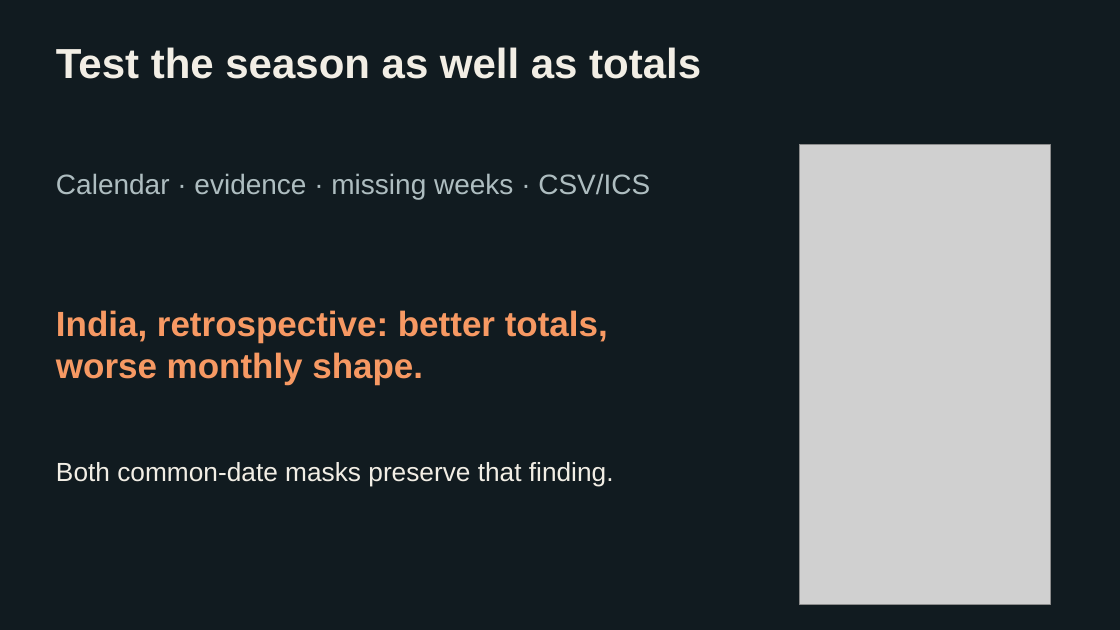
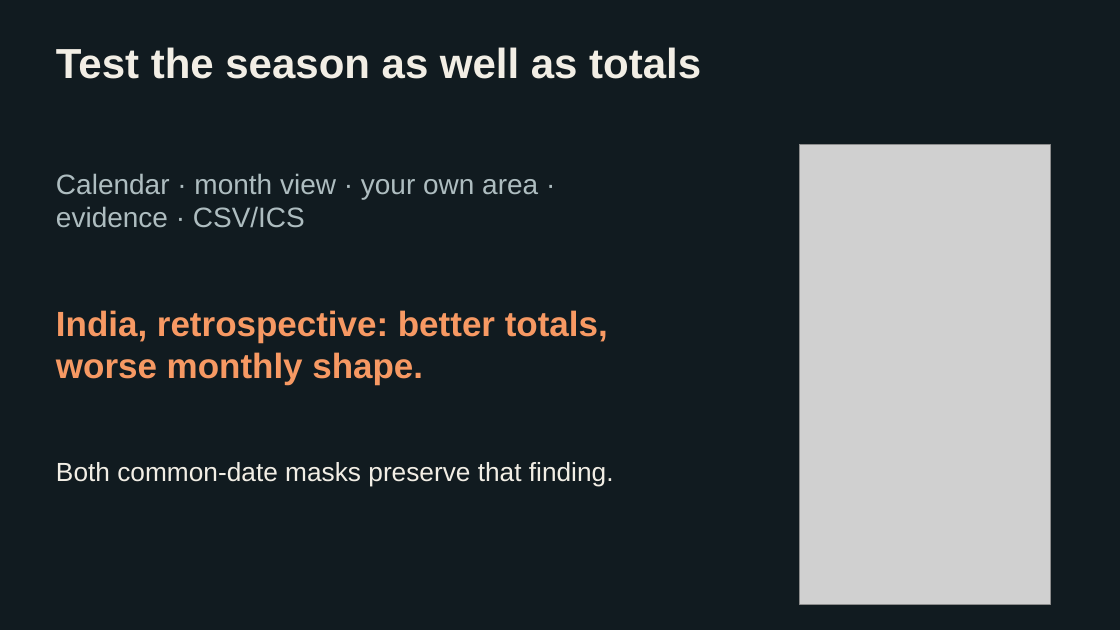
Before and after one commit to Water-Mal0ne/CINDERLINE, a slide deck: slide 5 of submission/FIRETRACE_slides.pptx. Drawn at 1120x630 pixels with LibreOffice and Linux fonts; fonts in the diff are those of the drawing; grey boxes stand for pictures. Boxes give left, top, right and bottom in pixels: in the first picture for what was removed or moved away, otherwise in the second. Text is boxed around its words. In the diff, an @@ line names an element or a change of style, - is before the commit and + after.

```diff
--- a/submission/FIRETRACE_slides.pptx
+++ b/submission/FIRETRACE_slides.pptx
@@ text at bbox=[56, 173, 538, 228]: text changed @@
-Calendar · evidence · missing weeks · CSV/ICS
+Calendar · month view · your own area · evidence · CSV/ICS
```
Also in this commit, not shown: 3 other slides changed, 51 other files.
